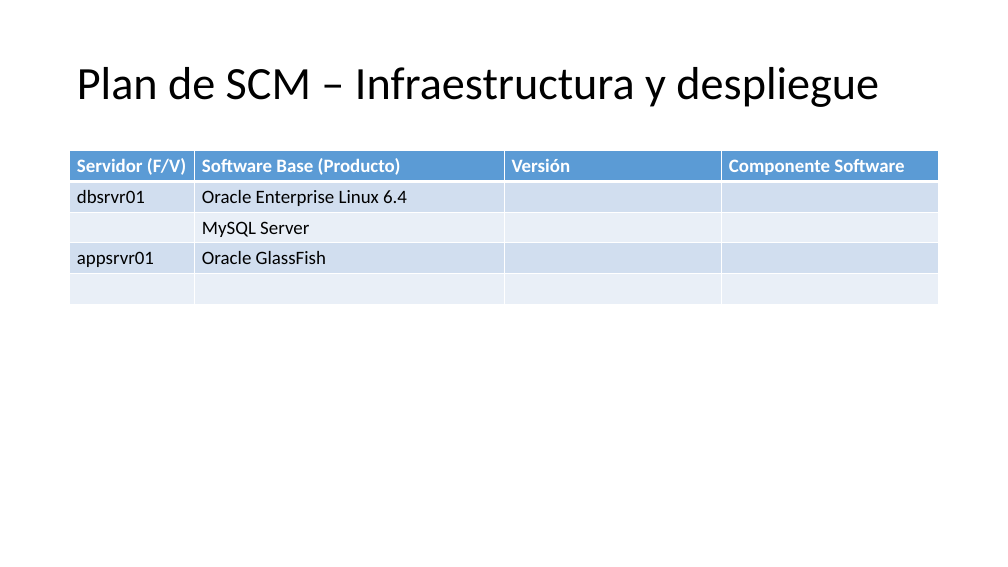
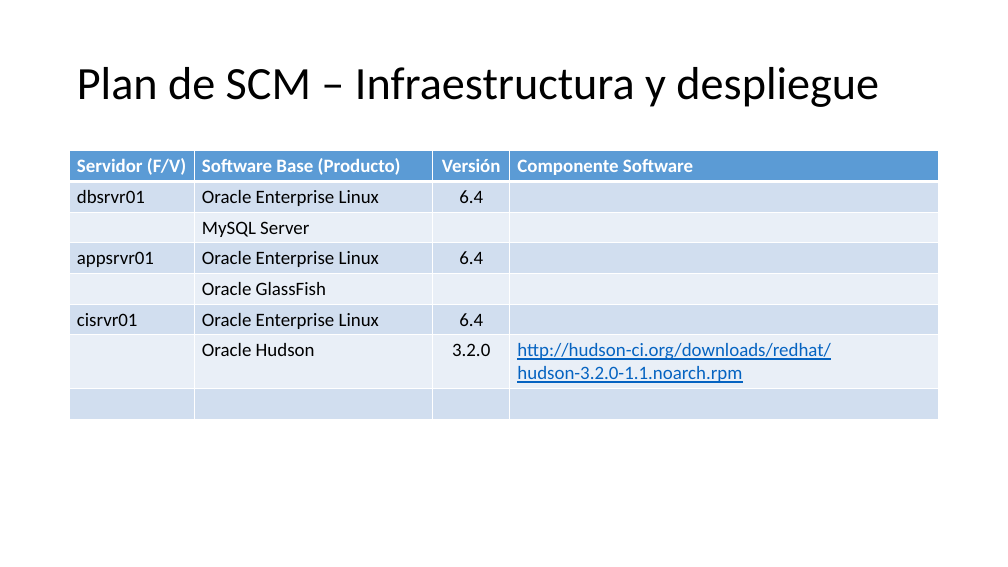
Before and after one commit to ianache/sistemagestioncalidadeducativa, a slide deck: slide 2 of scm/arquitectura_infraestructura_desarrollo.pptx. Drawn at 1008x567 pixels with LibreOffice and Linux fonts; fonts in the diff are those of the drawing. Boxes give left, top, right and bottom in pixels: in the first picture for what was removed or moved away, otherwise in the second. Text is boxed around its words. In the diff, an @@ line names an element or a change of style, - is before the commit and + after.

```diff
--- a/scm/arquitectura_infraestructura_desarrollo.pptx
+++ b/scm/arquitectura_infraestructura_desarrollo.pptx
@@ table at [70, 151, 938, 419] @@
-row 2, column 2: Oracle Enterprise Linux 6.4
+row 2, column 2: Oracle Enterprise Linux
-row 2, column 3: 
+row 2, column 3: 6.4
-row 4: appsrvr01 | Oracle GlassFish |  | 
+row 4: appsrvr01 | Oracle Enterprise Linux | 6.4 | 
+row 5:  | Oracle GlassFish |  | 
+row 6: cisrvr01 | Oracle Enterprise Linux | 6.4 | 
+row 7:  | Oracle Hudson | 3.2.0 | http://hudson-ci.org/downloads/redhat/hudson-3.2.0-1.1.noarch.rpm
```
Also in this commit, not shown: 1 other slide changed, 4 other files.
